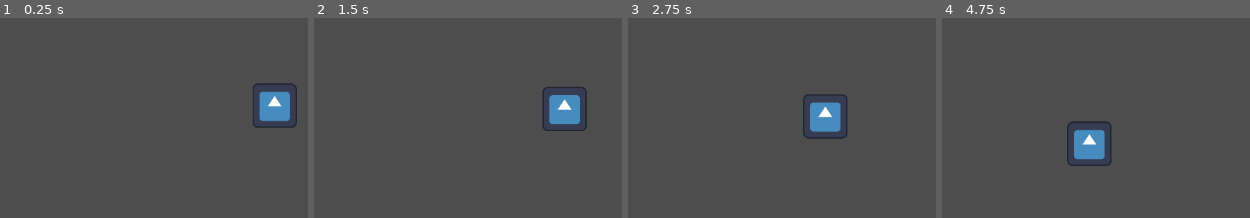
Above: before the commit, frames 1-4 (left to right).
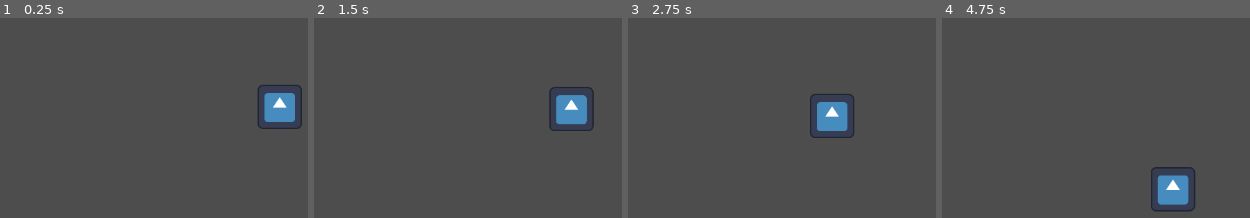
Above: after the commit, the same moments.

Repository: Dragon20C/Godot-Node-Behaviour-Tree
Game: Godot game, scene res://Scene/arena.tscn
The game is run twice, just before and just after one commit, with the same random seed, the same clock (stepped at 60 frames per second) and the same inputs. The engine's default icon, where the game draws it, is replaced by a stand-in: a white triangle on a blue panel in a dark square.
Inputs (mouse positions are in pixels of both pictures, inside the frame that each line leads up to):
- Up to frame 1 (0.25 s): no input
- Up to frame 2 (1.5 s): tap Enter at 0.5 s; move the mouse to (outside the picture) at 0.52 s; tap Space at 1.25 s; move the mouse to (427, 128) at 1.27 s
- Up to frame 3 (2.75 s): move the mouse to (outside the picture) at 2.02 s
- Up to frame 4 (4.75 s): tap Enter at 2.75 s; move the mouse to (1176, 196) at 2.77 s; move the mouse to (outside the picture) at 3.52 s; move the mouse to (975, 38) at 4.27 s

The runs differ from the first frame. In frame 1, 1.4% of the frame differs, in the area x 82-99%, y 32-56%; in frame 2, 1.3%; in frame 3, 1.4%; in frame 4, 4.0%, in the area x 40-83%, y 51-97%.

Commit message:
Added a Repeater Decorator that repeats its child until its reached an amount but if it receives a negative target value it repeats infinite.

Diff:
--- /dev/null
+++ b/BehaviourTree/MainBehaviours/Decorators/RepeaterBT.gd
@@ -0,0 +1,33 @@
+class_name RepeaterBT extends NodeBT
+
+
+var ChildNode : NodeBT
+@export var Repetitions: int = 0
+var CurrentRepetition: int = 0
+
+
+func _ready() -> void:
+	if get_child_count() != 1:
+		push_error("Repeater must have exactly one child.")
+	ChildNode = get_child(0)
+
+
+func Evaluate(Data : DataTreeClass) -> NodeState:
+
+	if Repetitions <= 0:
+		return NodeState.SUCCESS  # Repeat indefinitely
+
+	if CurrentRepetition >= Repetitions:
+		return NodeState.FAILURE
+	else:
+		var childState = ChildNode.Evaluate(Data)
+
+		match childState:
+			NodeState.SUCCESS:
+				CurrentRepetition += 1
+			NodeState.RUNNING:
+				return NodeState.RUNNING
+			NodeState.FAILURE:
+				return NodeState.FAILURE
+
+	return NodeState.FAILURE
--- a/BehaviourTree/SpecificBehaviour/ChangeColourAction.gd
+++ b/BehaviourTree/SpecificBehaviour/ChangeColourAction.gd
@@ -3,4 +3,4 @@
 
 func Evaluate(Data : DataTreeClass) -> NodeState:
 	print("Colour updated!")
-	return NodeState.RUNNING
+	return NodeState.SUCCESS
--- a/IconSVG/Action.svg
+++ b/IconSVG/Action.svg
@@ -4,15 +4,19 @@
 <desc>Created with Fabric.js 5.3.0</desc>
 <defs>
 </defs>
-<g transform="matrix(1 0 0 1 8.1572052402 8.7510917031)" style="" id="QqQZfV3k92MX2QQq0vAh-">
-		<text xml:space="preserve" font-family="Open Sans" font-size="6" font-style="normal" font-weight="normal" line-height="1" style="stroke: none; stroke-width: 1; stroke-dasharray: none; stroke-linecap: butt; stroke-dashoffset: 0; stroke-linejoin: miter; stroke-miterlimit: 4; fill: rgb(0,0,0); fill-rule: nonzero; opacity: 1; white-space: pre;"/>
+<g transform="matrix(1.7734463911 0 0 1.7734463911 8 8)" id="EeoJf95GDJpeH1h-EpLXG"  >
+<g style="" vector-effect="non-scaling-stroke"   >
+		<g transform="matrix(1 0 0 1 1.1172052402 -1.1321082969)" style="" id="IBleXVfDyte1kvx9nTE6l">
+		<text xml:space="preserve" font-family="Open Sans" font-size="6" font-style="normal" font-weight="normal" line-height="1" style="stroke: none; stroke-width: 1; stroke-dasharray: none; stroke-linecap: butt; stroke-dashoffset: 0; stroke-linejoin: miter; stroke-miterlimit: 4; fill: rgb(0,0,0); fill-rule: nonzero; opacity: 1; white-space: pre;"><tspan x="-0.96" y="1.88484"/></text>
 <style>
           @font-face {
           font-family: "Open Sans";
           font-weight: normal;
           src: url("data:font/ttf;base64,AAEAAAARAQAABAAQR0RFRgt8DNQAAXd0AAAALkdQT1MAGQAMAAF3pAAAABBHU1VC47MpuAABd7QAAA …(129169 unchanged characters)…
           }
-        </style></g><g transform="matrix(4.8958179483 0 0 4.8958179483 8 8)" id="MKg5i2RpBIUX2jkovyYFA"  >
+        </style></g>		<g transform="matrix(4.8958179483 0 0 4.8958179483 0 0)" id="JLIytT73UNt2kvnbisNdD"  >
 <path style="stroke: rgb(7,170,191); stroke-width: 0; stroke-dasharray: none; stroke-linecap: butt; stroke-dashoffset:  …(494 unchanged characters)…
 </g>
+</g>
+</g>
 </svg>
--- a/Scene/arena.tscn
+++ b/Scene/arena.tscn
@@ -7,3 +7,5 @@
 [node name="Enemy" parent="." instance=ExtResource("1_67g2l")]
 position = Vector2(585, 326)
 motion_mode = 1
+MaxHealth = 100.0
+DamageRange = Array[float]([5.0, 12.0])
--- /dev/null
+++ b/Scene/enemy.gd
@@ -0,0 +1,12 @@
+extends CharacterBody2D
+
+@export var MaxHealth : float
+var CurrentHealth : float
+@export var DamageRange : Array[float]
+@export var MovementSpeed : float
+
+func _ready() -> void:
+	CurrentHealth = MaxHealth
+
+func GetCurrentHealth() -> float:
+	return CurrentHealth
--- a/Scene/enemy.tscn
+++ b/Scene/enemy.tscn
@@ -1,11 +1,13 @@
-[gd_scene load_steps=11 format=3 uid="uid://cl1ce131i0i4b"]
+[gd_scene load_steps=13 format=3 uid="uid://cl1ce131i0i4b"]
 
 [ext_resource type="Texture2D" uid="uid://0lkqqr82j3in" path="res://icon.svg" id="1_4yjy8"]
-[ext_resource type="Script" path="res://BehaviourTree/MainBehaviours/RootBT.gd" id="2_5ydiy"]
-[ext_resource type="Script" path="res://BehaviourTree/MainBehaviours/SelectorBT.gd" id="3_vywjk"]
-[ext_resource type="Script" path="res://BehaviourTree/MainBehaviours/SequenceBT.gd" id="4_hce5n"]
+[ext_resource type="Script" path="res://Scene/enemy.gd" id="1_lnj3l"]
+[ext_resource type="Script" path="res://BehaviourTree/MainBehaviours/BasicNodes/RootBT.gd" id="2_wl084"]
+[ext_resource type="Script" path="res://BehaviourTree/MainBehaviours/BasicNodes/SelectorBT.gd" id="3_mh25d"]
+[ext_resource type="Script" path="res://BehaviourTree/MainBehaviours/BasicNodes/SequenceBT.gd" id="4_sgqne"]
 [ext_resource type="Script" path="res://BehaviourTree/SpecificBehaviour/CanChaseCondition.gd" id="5_kkfqi"]
 [ext_resource type="Script" path="res://BehaviourTree/SpecificBehaviour/ChaseAction.gd" id="6_8cn0c"]
+[ext_resource type="Script" path="res://BehaviourTree/MainBehaviours/Decorators/RepeaterBT.gd" id="6_ajibf"]
 [ext_resource type="Script" path="res://BehaviourTree/SpecificBehaviour/WaitAction.gd" id="7_ffmdq"]
 [ext_resource type="Script" path="res://BehaviourTree/SpecificBehaviour/PatrolAction.gd" id="7_jvbg7"]
 [ext_resource type="Script" path="res://BehaviourTree/SpecificBehaviour/ChangeColourAction.gd" id="9_yxacb"]
@@ -14,6 +16,7 @@
 size = Vector2(60, 60)
 
 [node name="Enemy" type="CharacterBody2D"]
+script = ExtResource("1_lnj3l")
 
 [node name="Icon" type="Sprite2D" parent="."]
 scale = Vector2(0.5, 0.5)
@@ -23,32 +26,43 @@
 shape = SubResource("RectangleShape2D_6fh2e")
 
 [node name="RootBT" type="Node2D" parent="."]
-script = ExtResource("2_5ydiy")
+script = ExtResource("2_wl084")
 
 [node name="SelectorBT" type="Node2D" parent="RootBT"]
-script = ExtResource("3_vywjk")
+script = ExtResource("3_mh25d")
 
-[node name="SequenceBT" type="Node2D" parent="RootBT/SelectorBT"]
-script = ExtResource("4_hce5n")
+[node name="RepeatPrint" type="Node2D" parent="RootBT/SelectorBT"]
+script = ExtResource("4_sgqne")
 
-[node name="CanChase" type="Node2D" parent="RootBT/SelectorBT/SequenceBT"]
+[node name="RepeaterBT" type="Node2D" parent="RootBT/SelectorBT/RepeatPrint"]
+script = ExtResource("6_ajibf")
+Repetitions = 3
+
+[node name="WaitAction" type="Node2D" parent="RootBT/SelectorBT/RepeatPrint/RepeaterBT"]
+script = ExtResource("7_ffmdq")
+WaitTime = 0.4
+
+[node name="ChangeColourAction" type="Node2D" parent="RootBT/SelectorBT/RepeatPrint/RepeaterBT/WaitAction"]
+script = ExtResource("9_yxacb")
+
+[node name="ChasePlayer" type="Node2D" parent="RootBT/SelectorBT"]
+script = ExtResource("4_sgqne")
+
+[node name="CanChase" type="Node2D" parent="RootBT/SelectorBT/ChasePlayer"]
 script = ExtResource("5_kkfqi")
 MinChaseDistance = 250
 
-[node name="ChaseAction" type="Node2D" parent="RootBT/SelectorBT/SequenceBT"]
+[node name="ChaseAction" type="Node2D" parent="RootBT/SelectorBT/ChasePlayer"]
 script = ExtResource("6_8cn0c")
 Speed = 150
 MaxChaseDistance = 250
 
-[node name="SequenceBT2" type="Node2D" parent="RootBT/SelectorBT"]
-script = ExtResource("4_hce5n")
+[node name="PatrolArea" type="Node2D" parent="RootBT/SelectorBT"]
+script = ExtResource("4_sgqne")
 
-[node name="WaitAction" type="Node2D" parent="RootBT/SelectorBT/SequenceBT2"]
+[node name="WaitAction" type="Node2D" parent="RootBT/SelectorBT/PatrolArea"]
 script = ExtResource("7_ffmdq")
 
-[node name="PatrolAction" type="Node2D" parent="RootBT/SelectorBT/SequenceBT2/WaitAction"]
+[node name="PatrolAction" type="Node2D" parent="RootBT/SelectorBT/PatrolArea/WaitAction"]
 script = ExtResource("7_jvbg7")
 Speed = 200
-
-[node name="ChangeColourAction" type="Node2D" parent="RootBT/SelectorBT"]
-script = ExtResource("9_yxacb")
Renamed: BehaviourTree/MainBehaviours/ActionNode.gd -> BehaviourTree/MainBehaviours/Base/ActionNode.gd
Renamed: BehaviourTree/MainBehaviours/ConditionNode.gd -> BehaviourTree/MainBehaviours/Base/ConditionNode.gd
Renamed: BehaviourTree/MainBehaviours/DataTree.gd -> BehaviourTree/MainBehaviours/Base/DataTree.gd
Renamed: BehaviourTree/MainBehaviours/NodeBT.gd -> BehaviourTree/MainBehaviours/Base/NodeBT.gd
Renamed: BehaviourTree/MainBehaviours/RootBT.gd -> BehaviourTree/MainBehaviours/BasicNodes/RootBT.gd
Renamed: BehaviourTree/MainBehaviours/SelectorBT.gd -> BehaviourTree/MainBehaviours/BasicNodes/SelectorBT.gd
Renamed: BehaviourTree/MainBehaviours/SequenceBT.gd -> BehaviourTree/MainBehaviours/BasicNodes/SequenceBT.gd
Renamed: BehaviourTree/MainBehaviours/InverterBT.gd -> BehaviourTree/MainBehaviours/Decorators/InverterBT.gd
